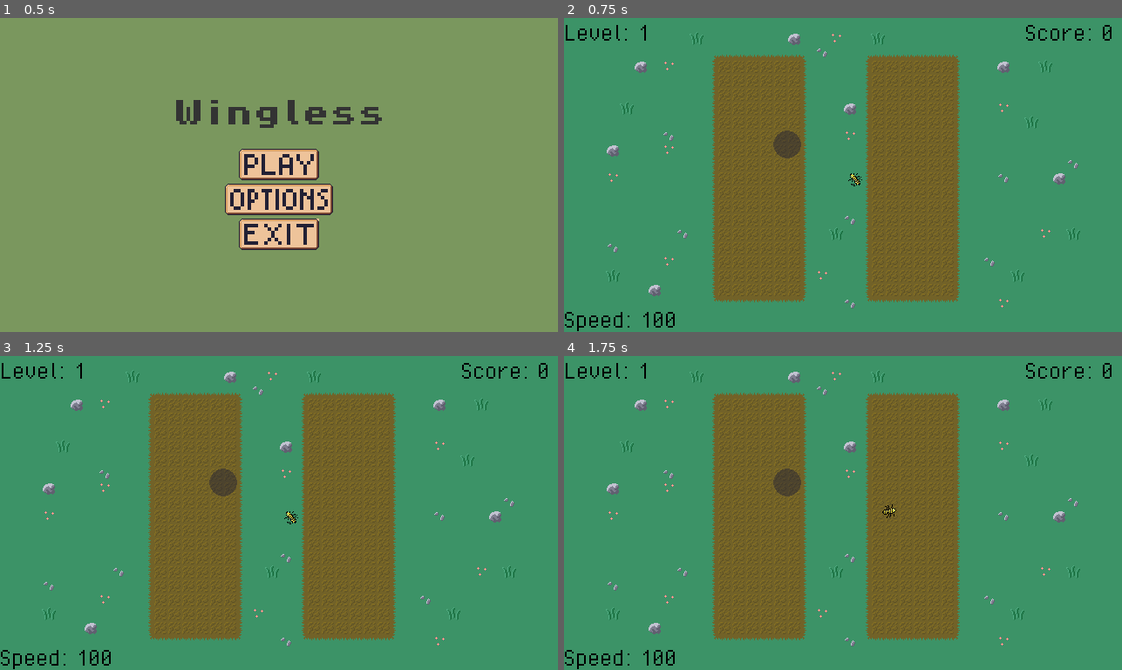
Above: before the commit, frames 1-4 (two rows, left to right).
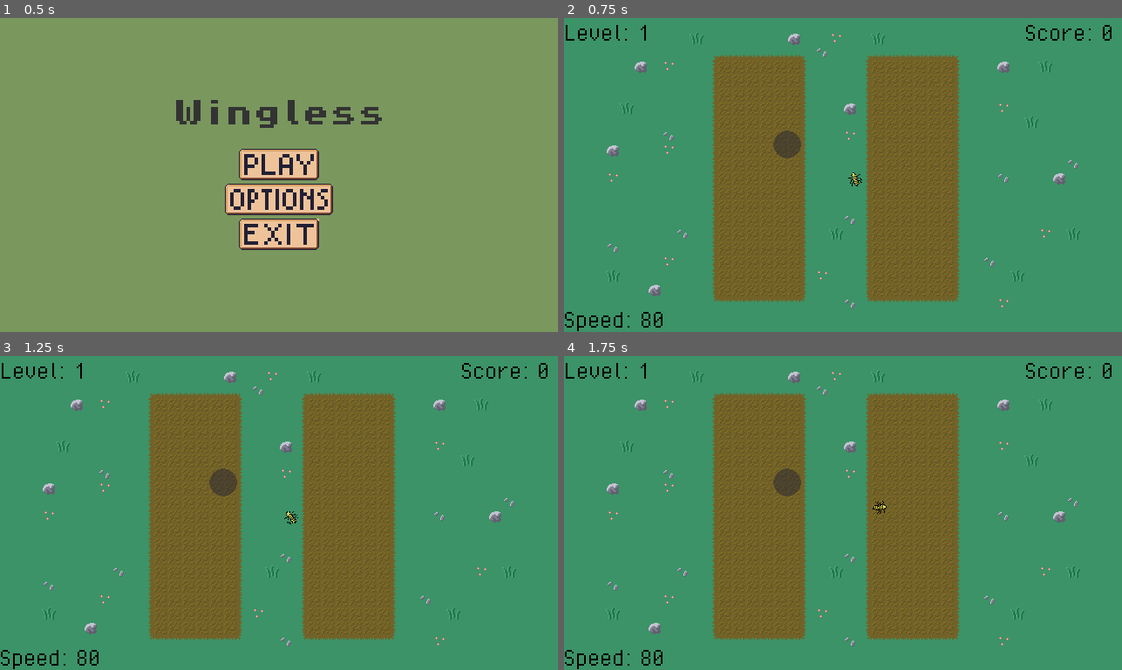
Above: after the commit, the same moments.

Repository: peterakerblom/wingless
Game: Godot game, scene res://scenes/main_menu.tscn
Same seed, same stepped clock (60 frames per second), same inputs: the game is played once before the commit and once after it. Sound files missing from this copy of the repository are replaced by a short silence.
Inputs (mouse positions are in pixels of both pictures, inside the frame that each line leads up to):
- Up to frame 1 (0.5 s): no input
- Up to frame 2 (0.75 s): click (843, 165) at 0.5 s
- Up to frame 3 (1.25 s): no input
- Up to frame 4 (1.75 s): tap Enter at 1.25 s; move the mouse to (965, 497) at 1.27 s; hold W (move_up) from 1.28 s (still down)

Frame 1 is identical in both runs. In frame 2, 0.1% of the frame differs, in the area x 13-54%, y 49-99%; in frame 3, less than 0.1%; in frame 4, 0.2%, in the area x 13-60%, y 46-99%.

Commit message:
fix: player rotation speed

Diff:
--- a/scripts/globals/player_stats.gd
+++ b/scripts/globals/player_stats.gd
@@ -1,9 +1,10 @@
 extends Node
 
-var player_speed: float = 100.0
-var player_speed_default: float = 100.0
+var player_speed: float = 80.0
+var player_speed_default: float = 80.0
 var player_acceleration: float = 800.0
 var player_friction: float = 600.0
+var player_rotation: float = 10.0
 
 # Called when the node enters the scene tree for the first time.
 func _ready() -> void:
--- a/scripts/player.gd
+++ b/scripts/player.gd
@@ -4,6 +4,7 @@
 @export var speed: float = PlayerStats.player_speed
 @export var acceleration: float = PlayerStats.player_acceleration
 @export var friction: float = PlayerStats.player_friction
+@export var rotation_speed: float = PlayerStats.player_rotation  # högre = snabbare vridning
 @onready var animated_sprite_2d: AnimatedSprite2D = $AnimatedSprite2D
 @onready var splat_amin: AnimatedSprite2D = $AnimatedSprite2DSplat
 @onready var splat_sound = preload("uid://d36qvsux0m8q")
@@ -21,7 +22,12 @@
 		velocity = Vector2.ZERO
 		move_and_slide()
 		return
-	look_at(get_global_mouse_position())
+	#look_at(get_global_mouse_position())
+
+	# --- Smooth rotation mot musen ---
+	var target_angle = (get_global_mouse_position() - global_position).angle()
+	rotation = lerp_angle(rotation, target_angle, rotation_speed * delta)
+
 	var move_input = Input.get_axis("move_down", "move_up")
 	if move_input:
 		animated_sprite_2d.play("walk")
